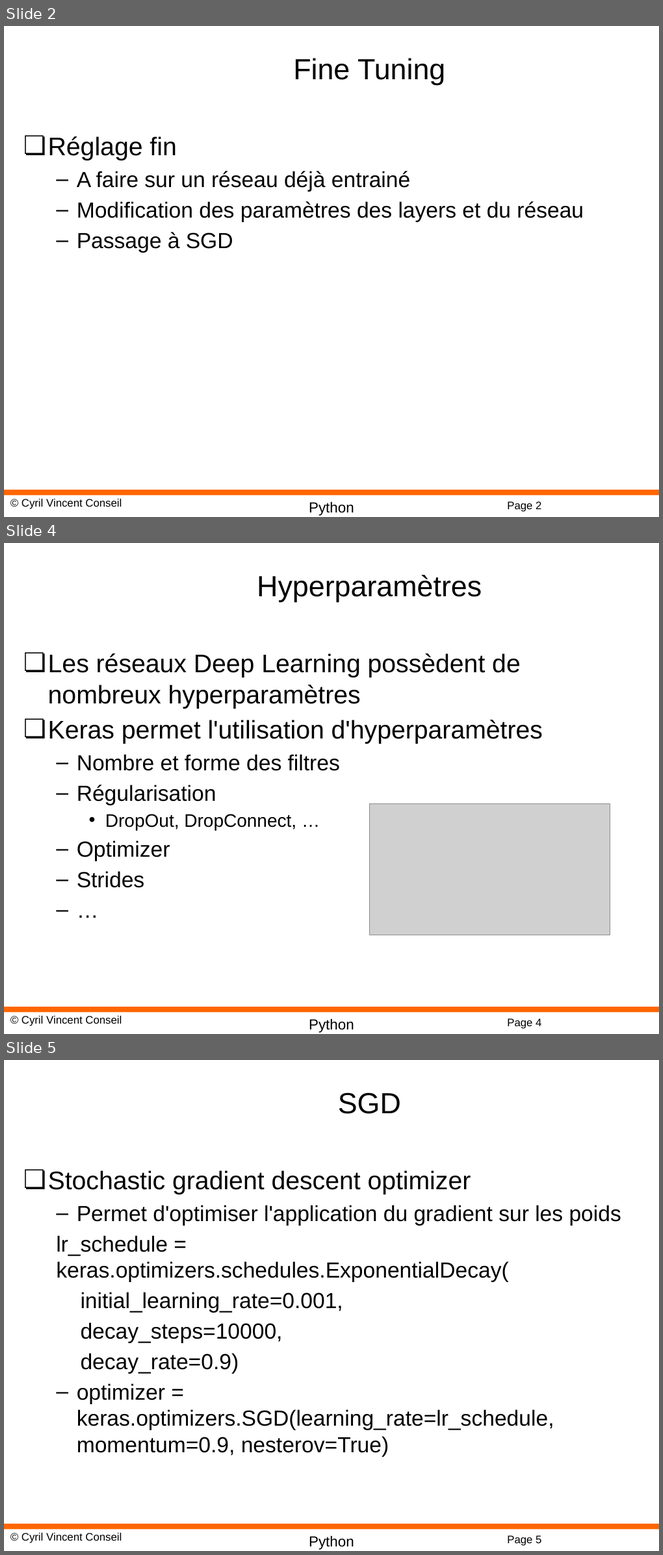
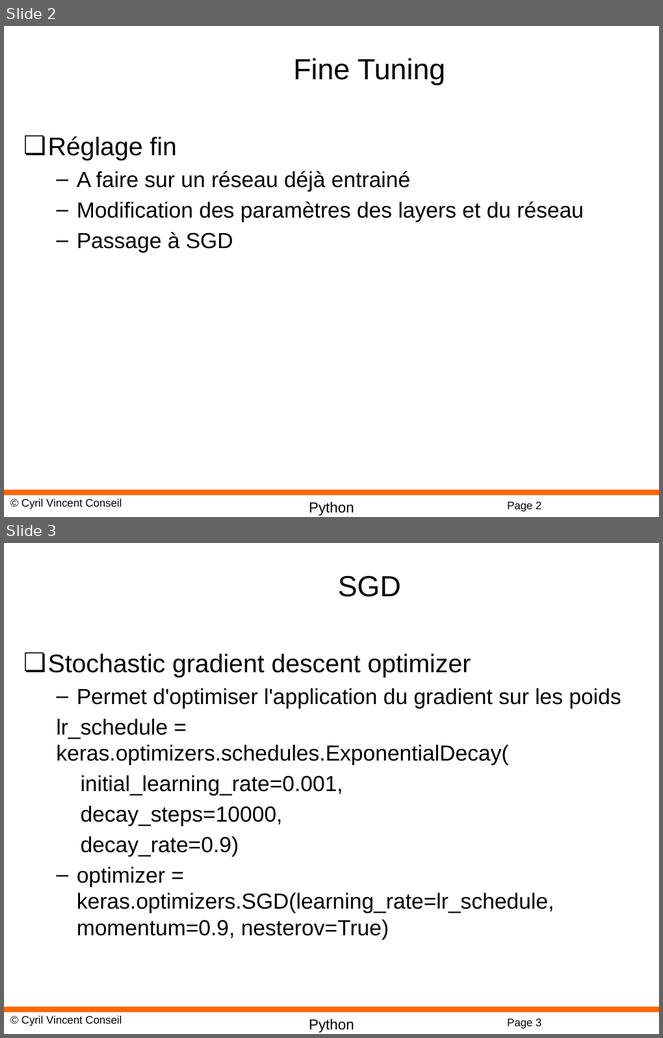
Before and after one commit to cyrilvincent/iot-ai, a slide deck: ppt/IoTAI16-FineTuning.pptx. Shown one above the other, each under a label of ours: slides 2, 4 and 5 before the commit, slides 2 and 3 after it; the slides between them are not shown. The pictures are 663x1555 and 663x1038 pixels, drawn with LibreOffice and Linux fonts; fonts in the diff are those of the drawing; grey boxes stand for pictures; background and template pictures are left out. Boxes give left, top, right and bottom in pixels: in the first picture for what was removed or moved away, otherwise in the second. Text is boxed around its words. In the diff, an @@ line names an element or a change of style, - is before the commit and + after.

```diff
--- a/ppt/IoTAI16-FineTuning.pptx
+++ b/ppt/IoTAI16-FineTuning.pptx
@@ slide 4 removed at [4,543,659,1034], background #FFFFFF; not listed: 4 template elements that a slide beside it also shows @@
@@ title removed at [257,575,482,602] @@
-Hyperparamètres
@@ text removed at [48,653,543,888] @@
-❏ Les réseaux Deep Learning possèdent de nombreux hyperparamètres
-❏ Keras permet l'utilisation d'hyperparamètres
-  – Nombre et forme des filtres
-  – Régularisation
-    • DropOut, DropConnect, …
-  – Optimizer
-  – Strides
-  – …
@@ picture removed at [370,804,610,936] @@
@@ what was slide 5 is now slide 3 @@
@@ page number at [507,1019,542,1029]: text changed @@
-Page 5
+Page 3
```
Also in this commit, not shown: 1 slide changed, 1 other slide removed, 23 other files.
